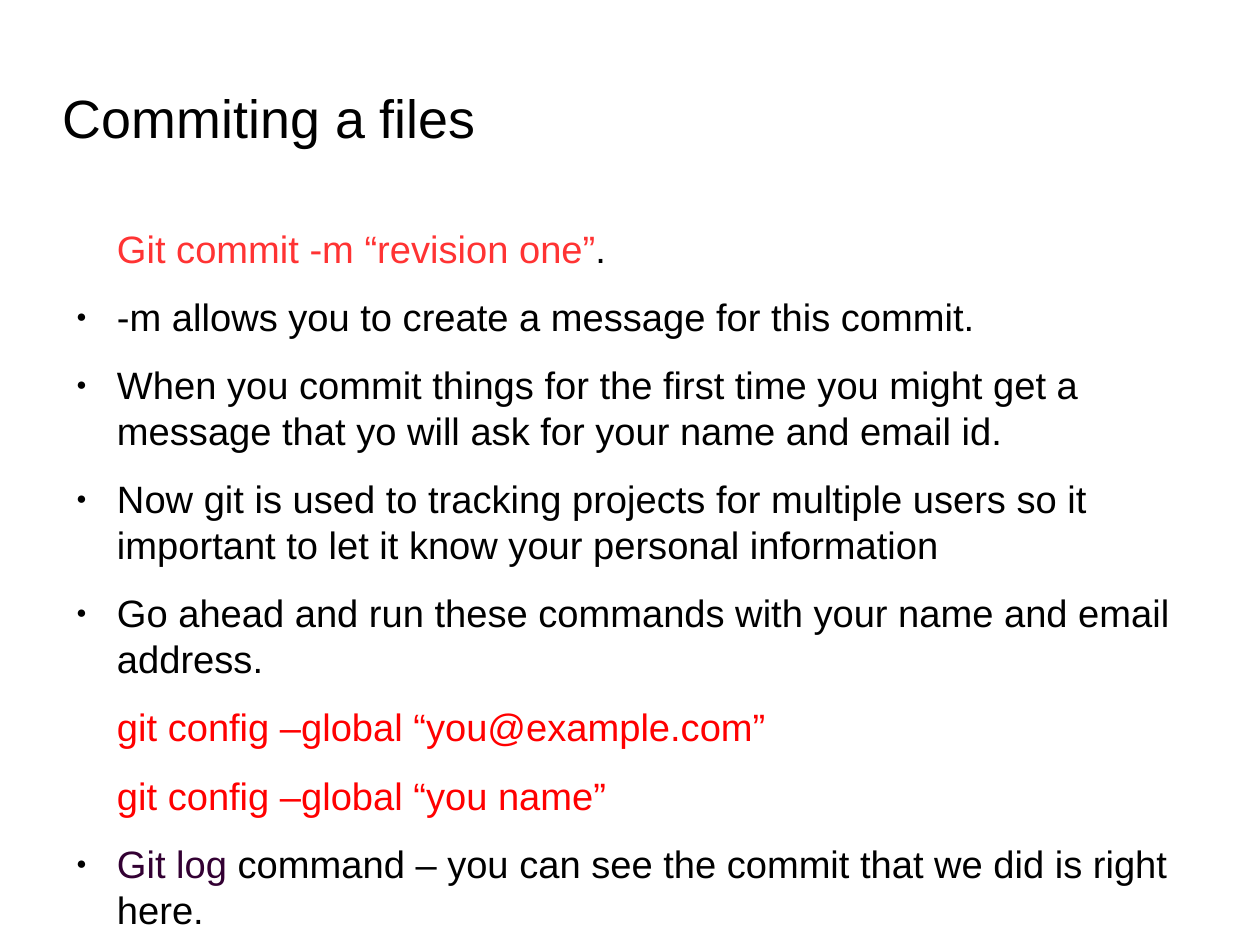
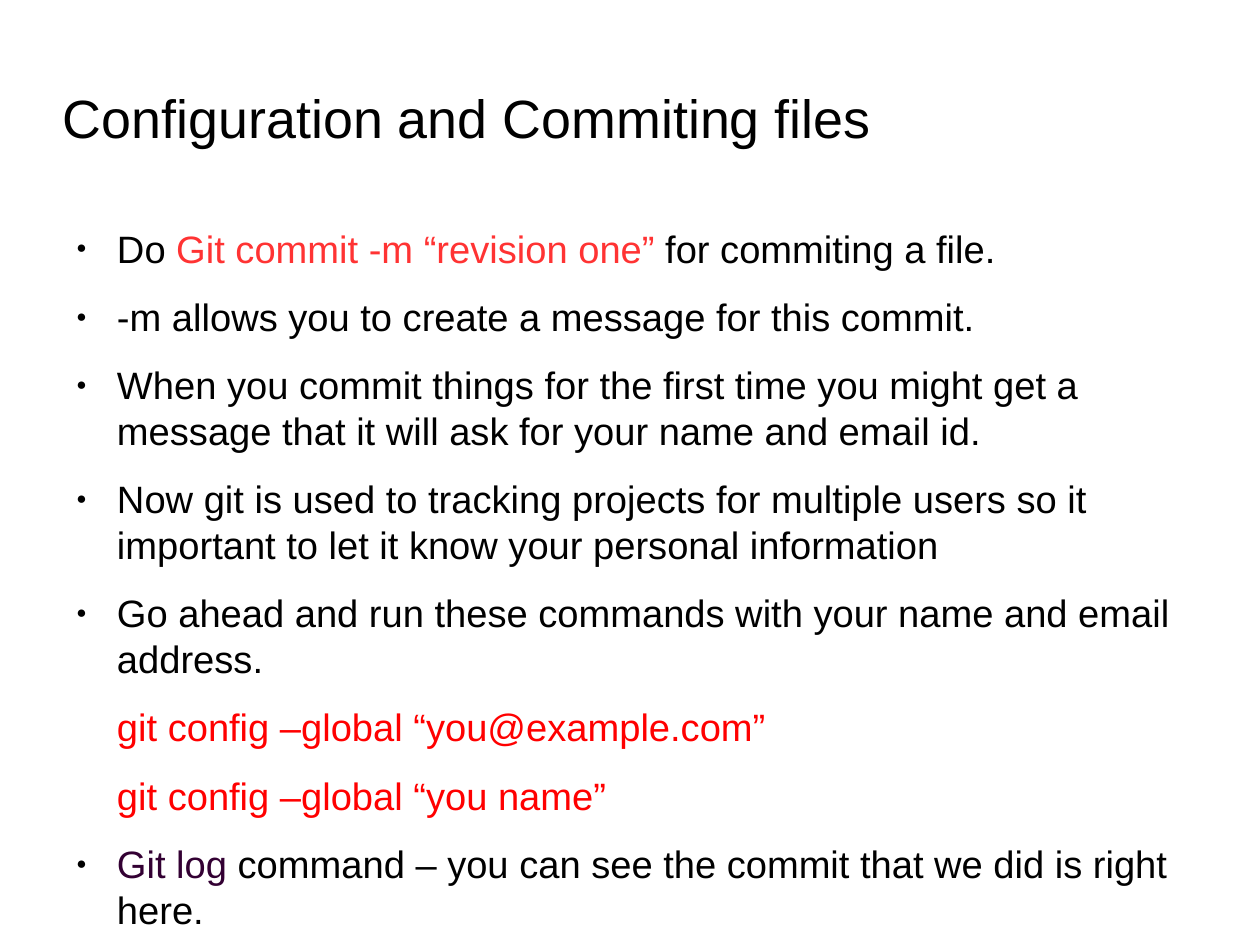
Before and after one commit to anumsh/Learning-Git-and-Github, a slide deck: slide 12 of git_and_GitHub.odp. Drawn at 1260x945 pixels with LibreOffice and Linux fonts; fonts in the diff are those of the drawing; background and template pictures are left out. Boxes give left, top, right and bottom in pixels: in the first picture for what was removed or moved away, otherwise in the second. Text is boxed around its words. In the diff, an @@ line names an element or a change of style, - is before the commit and + after.

```diff
--- a/git_and_GitHub.odp
+++ b/git_and_GitHub.odp
@@ title at [63,99,871,148]: text changed @@
-Commiting a files
+Configuration and Commiting files
@@ text at [117,235,995,271]: text changed @@
-Git commit -m “revision one”.
+● Do Git commit -m “revision one” for commiting a file.
@@ text at [117,371,1078,453]: text changed @@
-● When you commit things for the first time you might get a message that yo will ask for your name and email id.
+● When you commit things for the first time you might get a message that it will ask for your name and email id.
```
Also in this commit, not shown: 3 other slides changed, 1 slide added.
